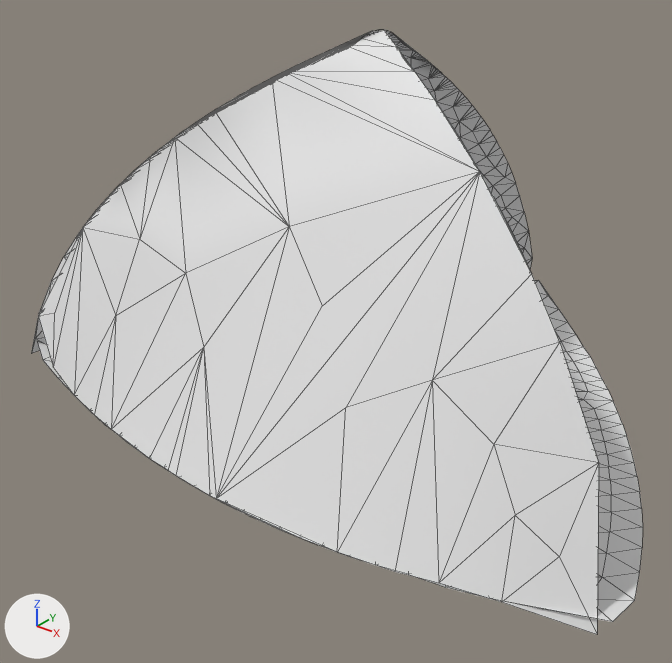
The Blender file Tetraeder.blend: old version first, new version second.
Camera for both pictures: a 50 mm camera at (1.44, -1.48, 1.34) aimed at (-0.09, 0.42, 0.16). Lighting does not change. The marker at lower left points along +X, +Y and +Z. Mesh edges are drawn as thin lines.
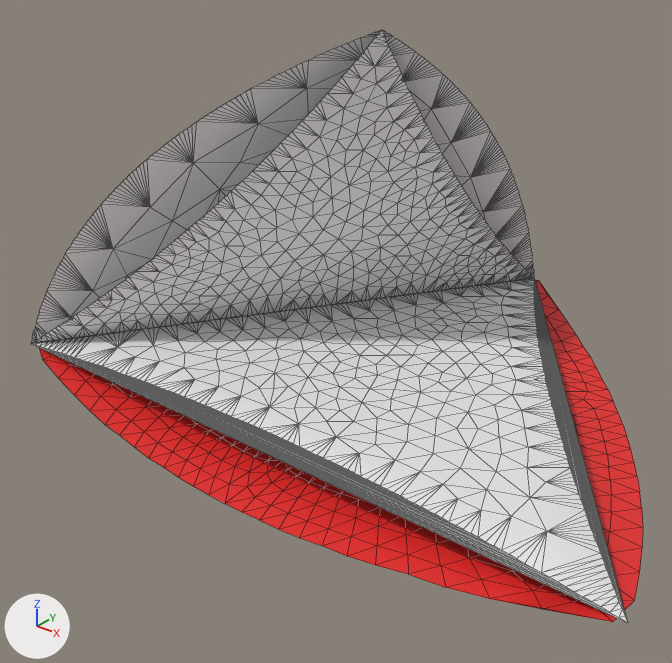
What differs and where, as boxes (x1, y1, x2, y2) in the pictures (672 x 663 px):
'plane2', hidden
    before: (38, 30, 599, 634)
'in_u', added
    after: (32, 278, 628, 623)
'in1', added
    after: (31, 30, 534, 344)
'plane1', recoloured (white to red)
    both: (37, 280, 643, 622)
'kp', added
    after: (31, 30, 534, 343)
'plane3', hidden
    before: (31, 29, 532, 353)

Patch to the scene script:
```diff
--- a/Tetraeder.blend.py
+++ b/Tetraeder.blend.py
@@ mat_material_001 @@
 mat_material_001 = principled_material('Material.001')
-mat_material_001.base_color = (0.8, 0.8, 0.8)  # white #e7e7e7
+mat_material_001.base_color = (0.8, 0.0201, 0.0179)  # red #e72724
@@ me_plane3 @@
 # used by ob_plane3; location = (0.0, 0.0, 0.0)
-me_plane3.from_pydata(...)  # 562 vertices, 997 faces; spans x -1.011..0.007, y 0.002..1.484, z -0.075..1.0
+me_plane3.from_pydata(...)  # 975 vertices, 1792 faces; spans x -1.011..0.007, y 0.002..1.507, z -0.075..1.0
+# me_plane3 part 1: 38 vertices moved from x -0.991..-0.029, y 0.012..1.399, z -0.016..0.86 to x -0.987..-0.023, y 0.03..1.41, z -0.023..0.828; 313 vertices removed from x -0.959..0.007, y 0.085..1.484, z -0.061..0.992; 726 vertices added at x -0.956..-0.01, y 0.075..1.507, z -0.048..0.953
@@ me_in_u @@
+me_in_u.from_pydata(...)  # 464 vertices, 923 faces; spans x -1.0..1.0, y 0.0..1.5, z 0.0..0.02
+me_in_u.polygons.foreach_set('use_smooth', [True] * 923)
@@ me_in1 @@
+me_in1.from_pydata(...)  # 564 vertices, 926 faces; spans x -1.0..0.0, y 0.0..1.5, z 0.0..1.0
+me_in1.polygons.foreach_set('use_smooth', [True] * 926)
@@ me_kp @@
+me_kp.from_pydata(...)  # 351 vertices, 403 faces; spans x -1.0..0.0, y 0.0..1.5, z -0.07..1.0
+me_kp.polygons.foreach_set('use_smooth', [True] * 403)
@@ ob_plane2 @@
 ob_plane2.location = (0.0, 0.0, 0.0)
+ob_plane2.hide_set(True)
@@ ob_plane3 @@
 ob_plane3.location = (0.0, 0.0, 0.0)
+ob_plane3.hide_set(True)
@@ ob_in_u @@
+ob_in_u = bpy.data.objects.new('in_u', me_in_u)
+ob_in_u.location = (0.0, 0.0, 0.0)
@@ ob_in1 @@
+ob_in1 = bpy.data.objects.new('in1', me_in1)
+ob_in1.location = (0.0, 0.0, 0.0)
@@ ob_kp @@
+ob_kp = bpy.data.objects.new('kp', me_kp)
+ob_kp.location = (0.0, 0.0, 0.0)
```
